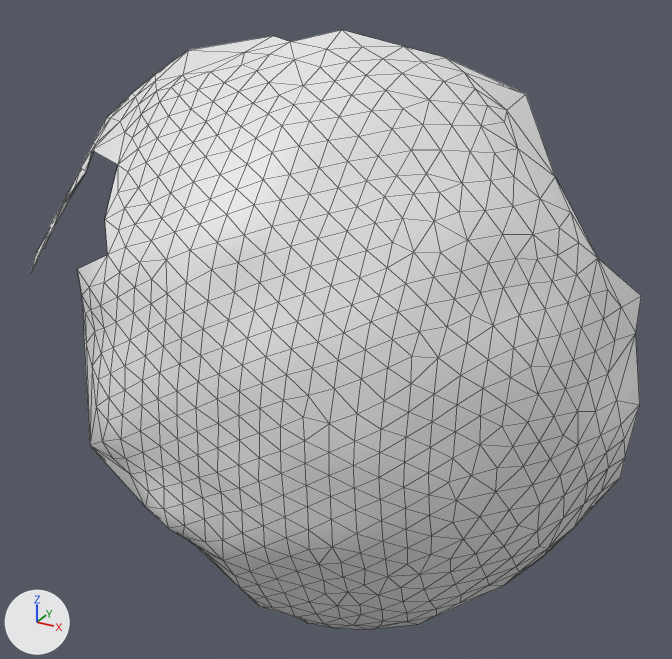
Before and after pictures for a commit that changed the OBJ model res/final/onecam_fullvolume/07/cleanedup/FullVolium.000326.obj.
Camera for both pictures: a 50 mm lens placed at (-342.4, 261.4, 288.3), pointed at (-433.9, 427.7, 205.2). Arrows for +X, +Y and +Z are at lower left; the lights stay in place. Mesh edges are drawn as thin lines. Where no turn or scale is listed for an object, it has been applied to the vertices.

In view in the first picture: 'FullVolium.000326'.
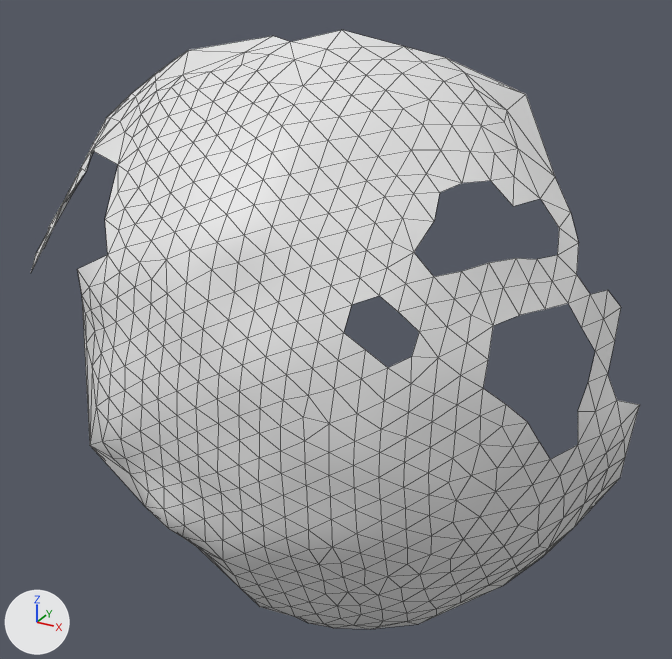
Where the change shows, as pixel boxes [x1, y1, x2, y2] in the pictures (672 x 659 px):
'FullVolium.000326', reshaped: before [31, 30, 641, 629]; after [31, 30, 640, 629]
part 1 of me_fullvolium_000326, deleted: before [344, 179, 641, 459]

The edits, one by one:
me_fullvolium_000326 is used by ob_fullvolium_000326; location (0.0, 0.0, 0.0).
me_fullvolium_000326 had 551 vertices, 1061 faces and spanned x -516.4..-371.6, y 382.4..459.2, z 137.3..267.6.
me_fullvolium_000326 now has 529 vertices, 980 faces and spans x -516.4..-371.6, y 382.4..459.2, z 137.3..267.6.
Part 1, on me_fullvolium_000326:
22 vertices are removed from x -411.2..-373.4, y 399.5..456.3, z 195.4..239.0.
81 faces are deleted.
